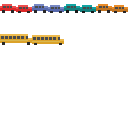
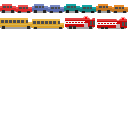
The second 128x128 image is a revision of the first. Changes to its layers:
painted on "cars copy" over [0, 16, 127, 45]
painted on "cars" over [0, 11, 127, 13]
